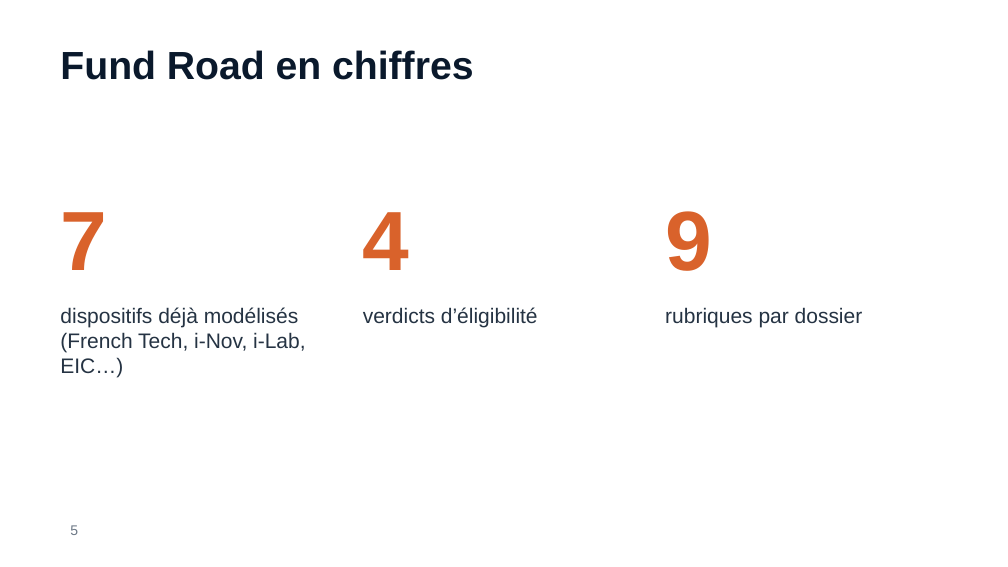
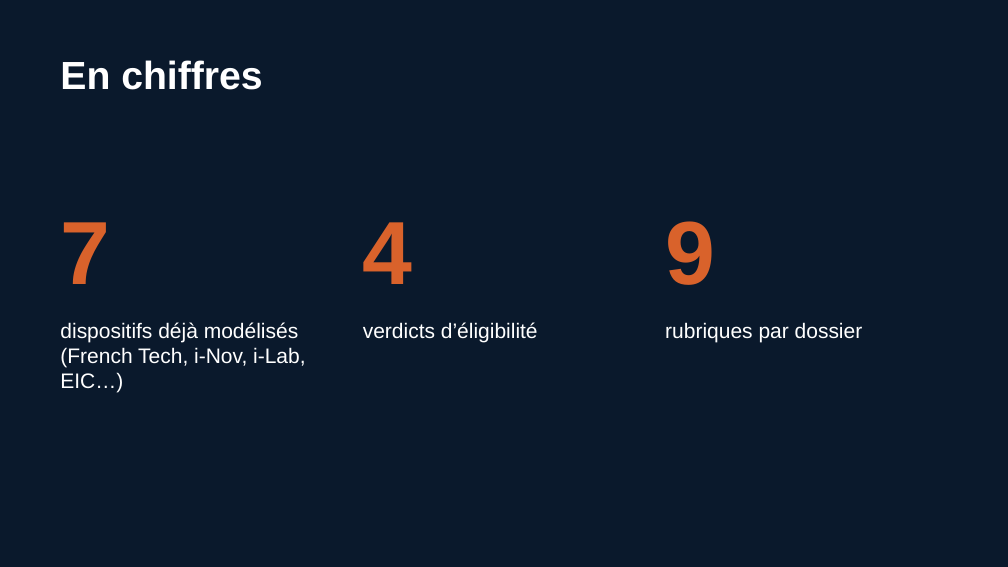
Before and after one commit to Nadir-DNA/fund-road, a slide deck: slide 7 of docs/presentations/fund-road-organismes-de-financement.pptx (slide 5 before the commit). Drawn at 1008x567 pixels with LibreOffice and Linux fonts; fonts in the diff are those of the drawing; background and template pictures are left out. Boxes give left, top, right and bottom in pixels: in the first picture for what was removed or moved away, otherwise in the second. Text is boxed around its words. In the diff, an @@ line names an element or a change of style, - is before the commit and + after.

```diff
--- a/docs/presentations/fund-road-organismes-de-financement.pptx
+++ b/docs/presentations/fund-road-organismes-de-financement.pptx
@@ background #FFFFFF to #0A192C @@
@@ text at (60, 60, 262, 90): text changed; text colour #0A192C to #FFFFFF @@
-Fund Road en chiffres
+En chiffres
@@ size 60 to 64 pt; vertical alignment middle to bottom in 3 elements at (60, 222, 110, 284), (363, 222, 413, 284), (665, 221, 715, 285) @@
@@ text "dispositifs déjà modélisés (French Tech, ...": place and size @@
-text "dispositifs déjà modélisés (French Tech, ..." at (60, 307, 305, 378)
+text "dispositifs déjà modélisés (French Tech, ..." at (60, 322, 305, 393)
@@ text "verdicts d’éligibilité": place and size @@
-text "verdicts d’éligibilité" at (363, 307, 538, 327)
+text "verdicts d’éligibilité" at (363, 322, 538, 342)
@@ text colour #253343 to #FFFFFF in 3 elements at (60, 322, 305, 393), (363, 322, 538, 342), (665, 322, 863, 342) @@
@@ text "rubriques par dossier": place and size @@
-text "rubriques par dossier" at (665, 307, 863, 327)
+text "rubriques par dossier" at (665, 322, 863, 342)
@@ page number removed at (70, 525, 78, 535) @@
-5
```
Also in this commit, not shown: 4 other slides changed, 4 slides added, 2 slides removed, 19 other files.
